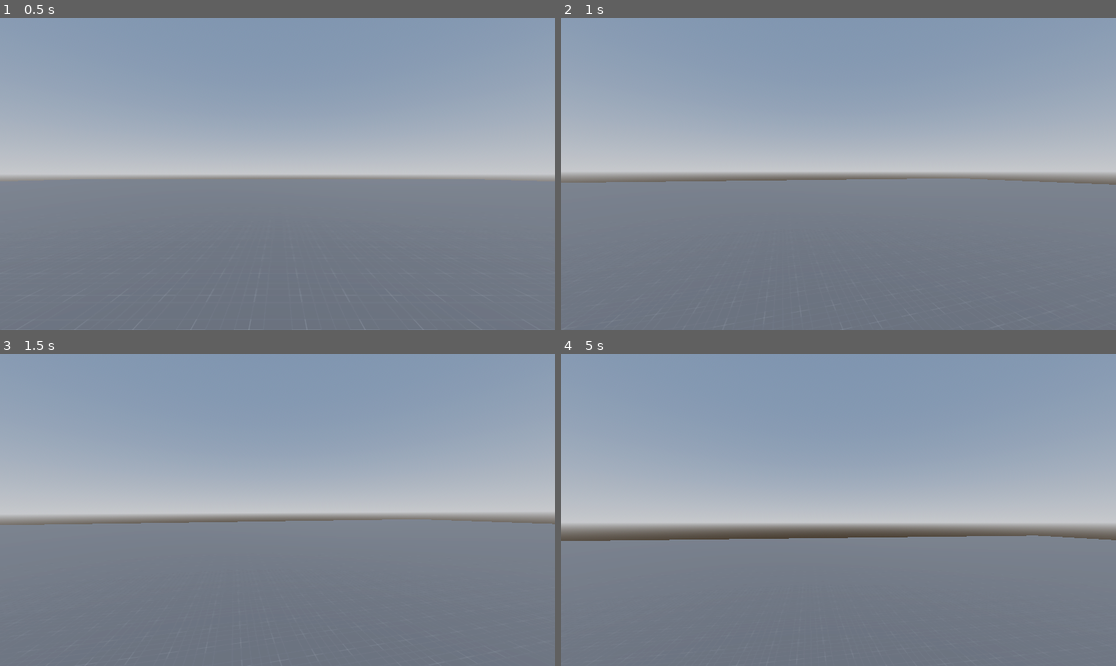
Above: before the commit, frames 1-4 (two rows, left to right).
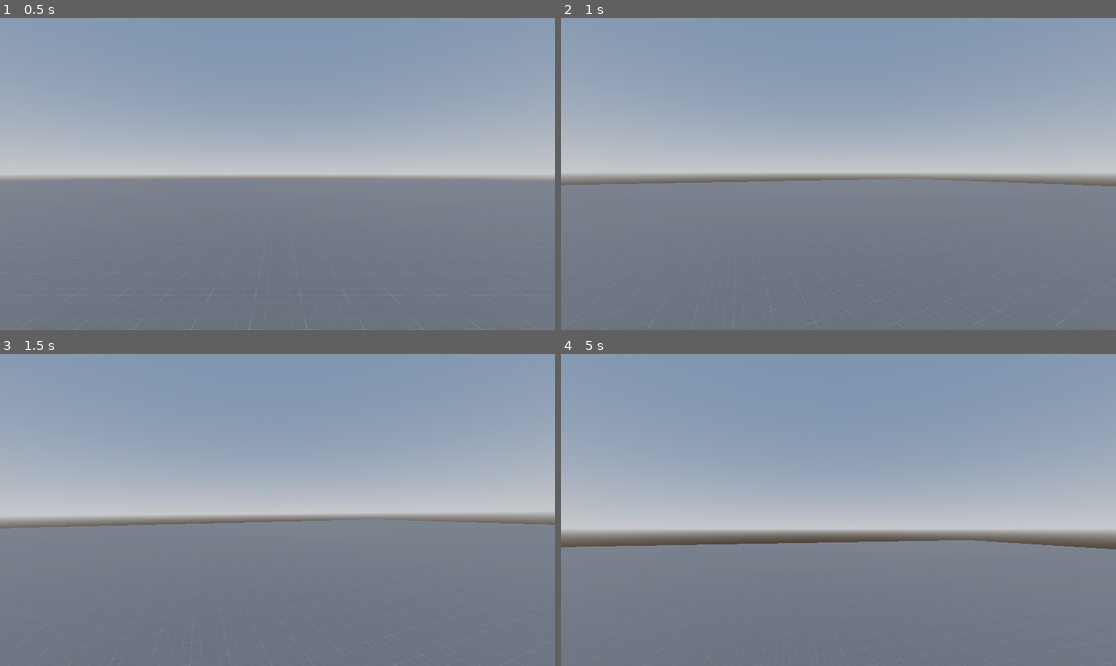
Above: after the commit, the same moments.

Repository: Jai1Li/Fps
Game: Godot game, scene res://Scene/main.tscn
The game is run twice, just before and just after one commit, with the same random seed, the same clock (stepped at 60 frames per second) and the same inputs.
Inputs (mouse positions are in pixels of both pictures, inside the frame that each line leads up to):
- Up to frame 1 (0.5 s): no input
- Up to frame 2 (1 s): tap Enter (ui_accept) at 0.5 s; move the mouse to (866, 174) at 0.52 s; hold W (move_forward) from 0.53 s (still down); hold Alt (free_look) from 0.53 s (still down); tap Space (move_jump) at 0.77 s
- Up to frame 3 (1.5 s): keep holding W (move_forward); move the mouse to (249, 510) at 1.27 s; release Alt (free_look) at 1.28 s; tap Ctrl (move_crouch) at 1.35 s
- Up to frame 4 (5 s): keep holding W (move_forward); tap Space (move_jump) at 1.52, 3.02, 3.77, 4.52 s; move the mouse to (849, 503) at 2.02 s; hold Shift (move_sprint) 2.03-2.78 s; tap Enter (ui_accept) at 2.75 s; move the mouse to (832, 516) at 2.77 s; tap Alt (free_look) at 2.85 s; move the mouse to (877, 513) at 3.52 s; hold Ctrl (move_crouch) 3.53-4.28 s; move the mouse to (794, 506) at 4.27 s; tap Shift (move_sprint) at 4.35 s

Frame 1 is identical in both runs. In frame 2, 0.4% of the frame differs, in the area x 0-100%, y 51-54%; in frame 3, 0.4%; in frame 4, 6.2%, in the area x 0-100%, y 54-63%.

Commit message:
reduced headbob

Diff:
--- a/Scene/Player.gd
+++ b/Scene/Player.gd
@@ -19,7 +19,7 @@
 
 # Slide variable
 var slide_timer = 0.0
-var slide_timer_max = 1.0
+var slide_timer_max = 1.25
 var slide_vector = Vector2.ZERO
 var slide_speed = 5
 
@@ -28,9 +28,9 @@
 var head_bobbing_walking_speed = 14
 var head_bobbing_crouching_speed = 10
 
-var head_bobbing_crouching_intensity = 0.05
-var head_bobbing_sprinting_intensity = 0.2
-var head_bobbing_walking_intensity = 0.01
+var head_bobbing_crouching_intensity = 0.005
+var head_bobbing_sprinting_intensity = 0.1
+var head_bobbing_walking_intensity = 0.05
 
 var head_bobbing_vector = Vector2.ZERO
 var head_bobbing_index = 0.0
--- a/Scene/main.tscn
+++ b/Scene/main.tscn
@@ -1,7 +1,7 @@
-[gd_scene load_steps=12 format=3 uid="uid://bq3yfavidb87h"]
+[gd_scene load_steps=7 format=3 uid="uid://bq3yfavidb87h"]
 
 [ext_resource type="Texture2D" uid="uid://bgd8shqr2gpkg" path="res://Texture/Dark/texture_02.png" id="1_ox1mn"]
-[ext_resource type="Script" path="res://Scene/Player.gd" id="2_m1tfb"]
+[ext_resource type="PackedScene" uid="uid://cxnphiso1kapv" path="res://player.tscn" id="2_q5lss"]
 
 [sub_resource type="StandardMaterial3D" id="StandardMaterial3D_er65w"]
 albedo_texture = ExtResource("1_ox1mn")
@@ -19,73 +19,6 @@
 sky = SubResource("Sky_u0iqj")
 tonemap_mode = 2
 glow_enabled = true
-
-[sub_resource type="CapsuleShape3D" id="CapsuleShape3D_4brhi"]
-
-[sub_resource type="CapsuleShape3D" id="CapsuleShape3D_j36c4"]
-height = 1.3
-
-[sub_resource type="Animation" id="Animation_dg36q"]
-resource_name = "jump"
-length = 0.3
-tracks/0/type = "value"
-tracks/0/imported = false
-tracks/0/enabled = true
-tracks/0/path = NodePath("Camera3D:rotation")
-tracks/0/interp = 1
-tracks/0/loop_wrap = true
-tracks/0/keys = {
-"times": PackedFloat32Array(0, 0.1, 0.3),
-"transitions": PackedFloat32Array(1, 1, 1),
-"update": 0,
-"values": [Vector3(0, 0, 0), Vector3(-0.0523599, 3.48787e-16, 3.48787e-16), Vector3(0, 0, 0)]
-}
-tracks/1/type = "value"
-tracks/1/imported = false
-tracks/1/enabled = true
-tracks/1/path = NodePath("Camera3D:position")
-tracks/1/interp = 1
-tracks/1/loop_wrap = true
-tracks/1/keys = {
-"times": PackedFloat32Array(0, 0.1, 0.3),
-"transitions": PackedFloat32Array(1, 1, 1),
-"update": 0,
-"values": [Vector3(0, 0, 0), Vector3(2.08165e-12, -0.1, 2.08165e-12), Vector3(0, 0, 0)]
-}
-
-[sub_resource type="Animation" id="Animation_xkuem"]
-resource_name = "landing"
-length = 0.3
-tracks/0/type = "value"
-tracks/0/imported = false
-tracks/0/enabled = true
-tracks/0/path = NodePath("Camera3D:rotation")
-tracks/0/interp = 1
-tracks/0/loop_wrap = true
-tracks/0/keys = {
-"times": PackedFloat32Array(0, 0.1, 0.3),
-"transitions": PackedFloat32Array(1, 1, 1),
-"update": 0,
-"values": [Vector3(0, 0, 0), Vector3(-0.0523599, 3.48787e-16, 3.48787e-16), Vector3(0, 0, 0)]
-}
-tracks/1/type = "value"
-tracks/1/imported = false
-tracks/1/enabled = true
-tracks/1/path = NodePath("Camera3D:position")
-tracks/1/interp = 1
-tracks/1/loop_wrap = true
-tracks/1/keys = {
-"times": PackedFloat32Array(0, 0.1, 0.3),
-"transitions": PackedFloat32Array(1, 1, 1),
-"update": 0,
-"values": [Vector3(0, 0, 0), Vector3(2.08165e-12, -0.1, 2.08165e-12), Vector3(0, 0, 0)]
-}
-
-[sub_resource type="AnimationLibrary" id="AnimationLibrary_a21gw"]
-_data = {
-"jump": SubResource("Animation_dg36q"),
-"landing": SubResource("Animation_xkuem")
-}
 
 [node name="World" type="Node3D"]
 
@@ -112,34 +45,4 @@
 [node name="WorldEnvironment" type="WorldEnvironment" parent="Enviroment"]
 environment = SubResource("Environment_j15jm")
 
-[node name="Player" type="CharacterBody3D" parent="."]
-transform = Transform3D(1, 0, 0, 0, 1, 0, 0, 0, 1, 2.08165e-12, 2.08165e-12, 2.08165e-12)
-script = ExtResource("2_m1tfb")
-
-[node name="Standing_collision_shape" type="CollisionShape3D" parent="Player"]
-transform = Transform3D(1, 0, 0, 0, 1, 0, 0, 0, 1, 0, 1.46125, 0)
-shape = SubResource("CapsuleShape3D_4brhi")
-
-[node name="Crouching_collision_shape" type="CollisionShape3D" parent="Player"]
-transform = Transform3D(1, 0, 0, 0, 1, 0, 0, 0, 1, 0, 1.46125, 0)
-shape = SubResource("CapsuleShape3D_j36c4")
-disabled = true
-
-[node name="Neck" type="Node3D" parent="Player"]
-transform = Transform3D(1, 0, 0, 0, 1, 0, 0, 0, 1, 2.08165e-12, 1.8, 2.08165e-12)
-
-[node name="Head" type="Node3D" parent="Player/Neck"]
-transform = Transform3D(1, 0, 0, 0, 1, 0, 0, 0, 1, 2.08165e-12, 2.08165e-12, 2.08165e-12)
-
-[node name="Eyes" type="Node3D" parent="Player/Neck/Head"]
-
-[node name="Camera3D" type="Camera3D" parent="Player/Neck/Head/Eyes"]
-transform = Transform3D(1, -3.67041e-16, 3.48309e-16, 3.48309e-16, 0.99863, 0.052336, -3.67041e-16, -0.052336, 0.99863, 2.08165e-12, -0.1, 2.08165e-12)
-
-[node name="AnimationPlayer" type="AnimationPlayer" parent="Player/Neck/Head/Eyes"]
-libraries = {
-"": SubResource("AnimationLibrary_a21gw")
-}
-
-[node name="RayCast3D" type="RayCast3D" parent="Player"]
-target_position = Vector3(2.08165e-12, 3, 2.08165e-12)
+[node name="Player" parent="." instance=ExtResource("2_q5lss")]
--- /dev/null
+++ b/player.tscn
@@ -0,0 +1,102 @@
+[gd_scene load_steps=7 format=3 uid="uid://cxnphiso1kapv"]
+
+[ext_resource type="Script" path="res://Scene/Player.gd" id="1_whsul"]
+
+[sub_resource type="CapsuleShape3D" id="CapsuleShape3D_4brhi"]
+
+[sub_resource type="CapsuleShape3D" id="CapsuleShape3D_j36c4"]
+height = 1.3
+
+[sub_resource type="Animation" id="Animation_dg36q"]
+resource_name = "jump"
+length = 0.3
+tracks/0/type = "value"
+tracks/0/imported = false
+tracks/0/enabled = true
+tracks/0/path = NodePath("Camera3D:rotation")
+tracks/0/interp = 1
+tracks/0/loop_wrap = true
+tracks/0/keys = {
+"times": PackedFloat32Array(0, 0.1, 0.3),
+"transitions": PackedFloat32Array(1, 1, 1),
+"update": 0,
+"values": [Vector3(0, 0, 0), Vector3(-0.0523599, 3.48787e-16, 3.48787e-16), Vector3(0, 0, 0)]
+}
+tracks/1/type = "value"
+tracks/1/imported = false
+tracks/1/enabled = true
+tracks/1/path = NodePath("Camera3D:position")
+tracks/1/interp = 1
+tracks/1/loop_wrap = true
+tracks/1/keys = {
+"times": PackedFloat32Array(0, 0.1, 0.3),
+"transitions": PackedFloat32Array(1, 1, 1),
+"update": 0,
+"values": [Vector3(0, 0, 0), Vector3(2.08165e-12, -0.1, 2.08165e-12), Vector3(0, 0, 0)]
+}
+
+[sub_resource type="Animation" id="Animation_xkuem"]
+resource_name = "landing"
+length = 0.3
+tracks/0/type = "value"
+tracks/0/imported = false
+tracks/0/enabled = true
+tracks/0/path = NodePath("Camera3D:rotation")
+tracks/0/interp = 1
+tracks/0/loop_wrap = true
+tracks/0/keys = {
+"times": PackedFloat32Array(0, 0.1, 0.3),
+"transitions": PackedFloat32Array(1, 1, 1),
+"update": 0,
+"values": [Vector3(0, 0, 0), Vector3(-0.0523599, 3.48787e-16, 3.48787e-16), Vector3(0, 0, 0)]
+}
+tracks/1/type = "value"
+tracks/1/imported = false
+tracks/1/enabled = true
+tracks/1/path = NodePath("Camera3D:position")
+tracks/1/interp = 1
+tracks/1/loop_wrap = true
+tracks/1/keys = {
+"times": PackedFloat32Array(0, 0.1, 0.3),
+"transitions": PackedFloat32Array(1, 1, 1),
+"update": 0,
+"values": [Vector3(0, 0, 0), Vector3(2.08165e-12, -0.1, 2.08165e-12), Vector3(0, 0, 0)]
+}
+
+[sub_resource type="AnimationLibrary" id="AnimationLibrary_a21gw"]
+_data = {
+"jump": SubResource("Animation_dg36q"),
+"landing": SubResource("Animation_xkuem")
+}
+
+[node name="Player" type="CharacterBody3D"]
+transform = Transform3D(1, 0, 0, 0, 1, 0, 0, 0, 1, 2.08165e-12, 2.08165e-12, 2.08165e-12)
+script = ExtResource("1_whsul")
+
+[node name="Standing_collision_shape" type="CollisionShape3D" parent="."]
+transform = Transform3D(1, 0, 0, 0, 1, 0, 0, 0, 1, 0, 1.46125, 0)
+shape = SubResource("CapsuleShape3D_4brhi")
+
+[node name="Crouching_collision_shape" type="CollisionShape3D" parent="."]
+transform = Transform3D(1, 0, 0, 0, 1, 0, 0, 0, 1, 0, 1.46125, 0)
+shape = SubResource("CapsuleShape3D_j36c4")
+disabled = true
+
+[node name="Neck" type="Node3D" parent="."]
+transform = Transform3D(1, 0, 0, 0, 1, 0, 0, 0, 1, 2.08165e-12, 1.8, 2.08165e-12)
+
+[node name="Head" type="Node3D" parent="Neck"]
+transform = Transform3D(1, 0, 0, 0, 1, 0, 0, 0, 1, 2.08165e-12, 2.08165e-12, 2.08165e-12)
+
+[node name="Eyes" type="Node3D" parent="Neck/Head"]
+
+[node name="Camera3D" type="Camera3D" parent="Neck/Head/Eyes"]
+transform = Transform3D(1, -3.67041e-16, 3.48309e-16, 3.48309e-16, 0.99863, 0.052336, -3.67041e-16, -0.052336, 0.99863, 2.08165e-12, -0.1, 2.08165e-12)
+
+[node name="AnimationPlayer" type="AnimationPlayer" parent="Neck/Head/Eyes"]
+libraries = {
+"": SubResource("AnimationLibrary_a21gw")
+}
+
+[node name="RayCast3D" type="RayCast3D" parent="."]
+target_position = Vector3(2.08165e-12, 3, 2.08165e-12)
--- a/project.godot
+++ b/project.godot
@@ -14,6 +14,11 @@
 run/main_scene="res://Scene/main.tscn"
 config/features=PackedStringArray("4.1", "Forward Plus")
 config/icon="res://icon.svg"
+
+[display]
+
+window/size/viewport_width=1920
+window/size/viewport_height=1080
 
 [input]
 
